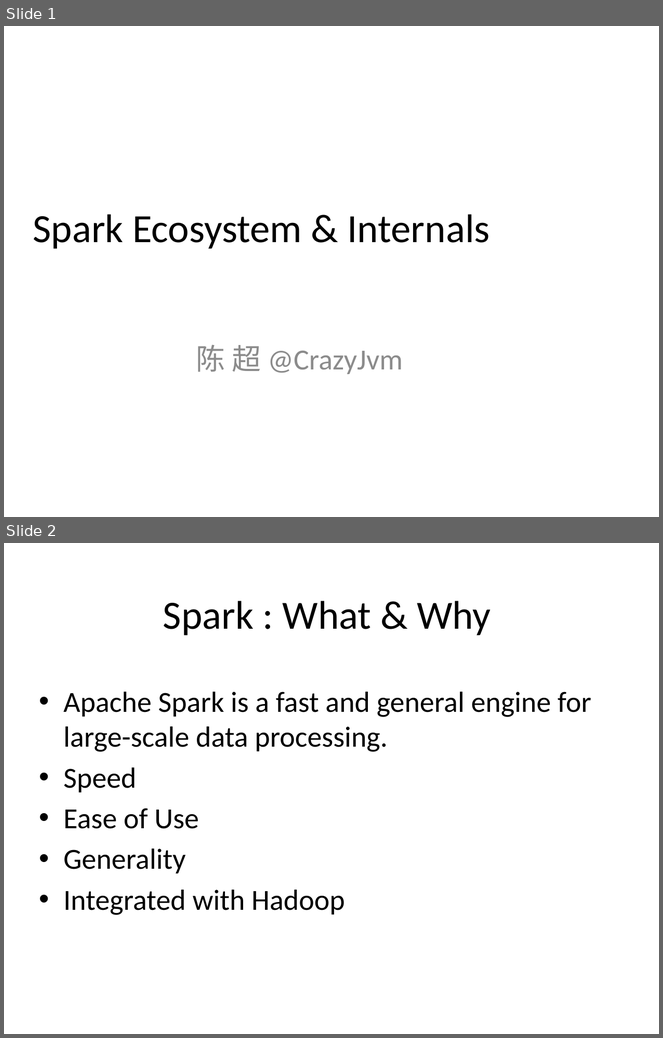
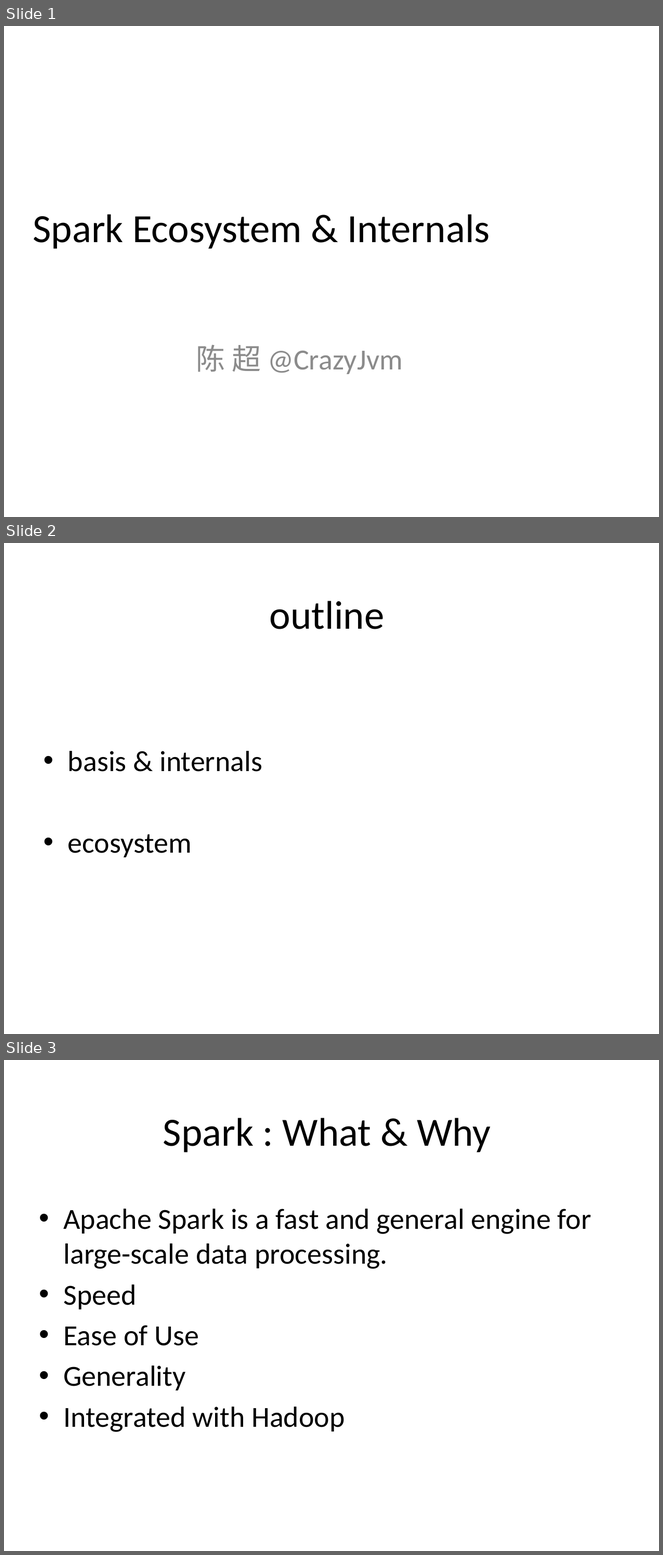
Before and after one commit to CrazyJvm/myslide, a slide deck: SACC2014/SACC2014.pptx. Shown one above the other, each under a label of ours: slides 1 and 2 before the commit, slides 1, 2 and 3 after it. The pictures are 663x1038 and 663x1555 pixels, drawn with LibreOffice and Linux fonts; fonts in the diff are those of the drawing; background and template pictures are left out. Boxes give left, top, right and bottom in pixels: in the first picture for what was removed or moved away, otherwise in the second. Text is boxed around its words. In the diff, an @@ line names an element or a change of style, - is before the commit and + after.

```diff
--- a/SACC2014/SACC2014.pptx
+++ b/SACC2014/SACC2014.pptx
@@ slide 2 added at <box>4,543,659,1034</box>, background picture (left out) @@
@@ title added at <box>270,601,385,629</box>, 44 pt, text #000000 @@
+outline
@@ text added at <box>68,751,262,858</box>, 32 pt, text #000000 @@
+• basis & internals
+• ecosystem
@@ what was slide 2 is now slide 3 @@
```
Also in this commit, not shown: 1 slide changed, 4 other slides added, 6 slides removed, 27 other files.
